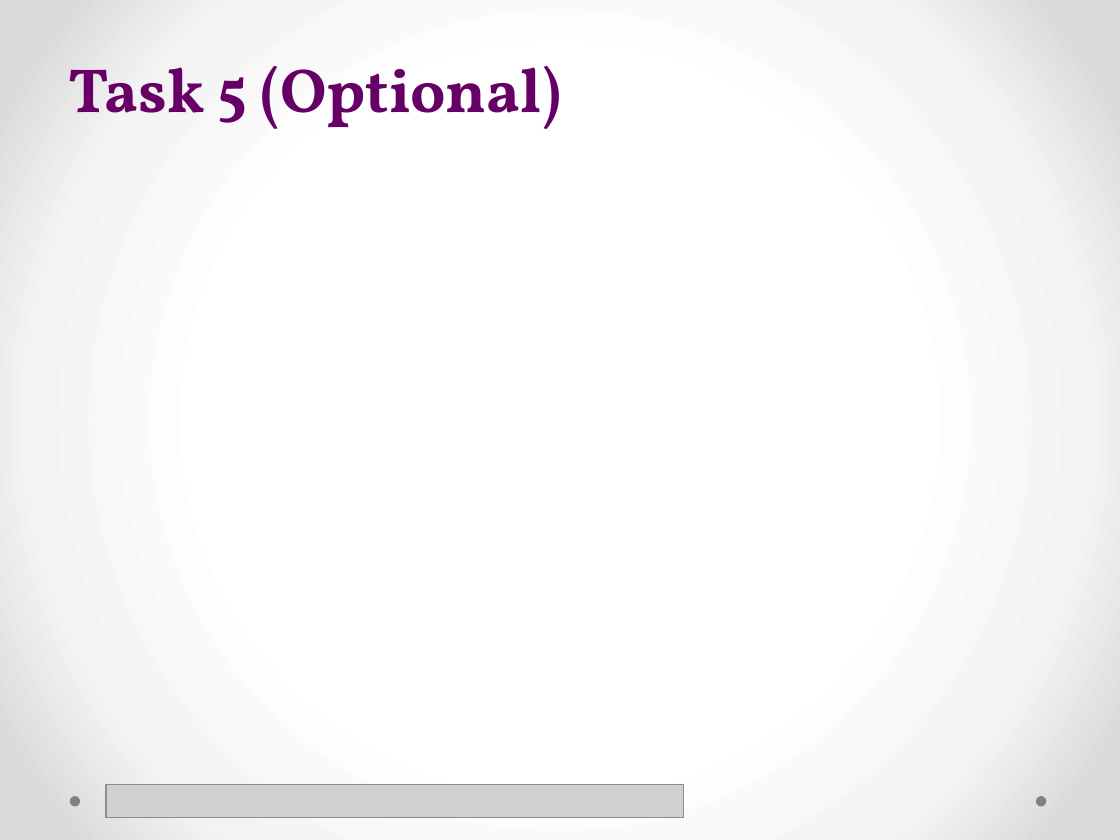
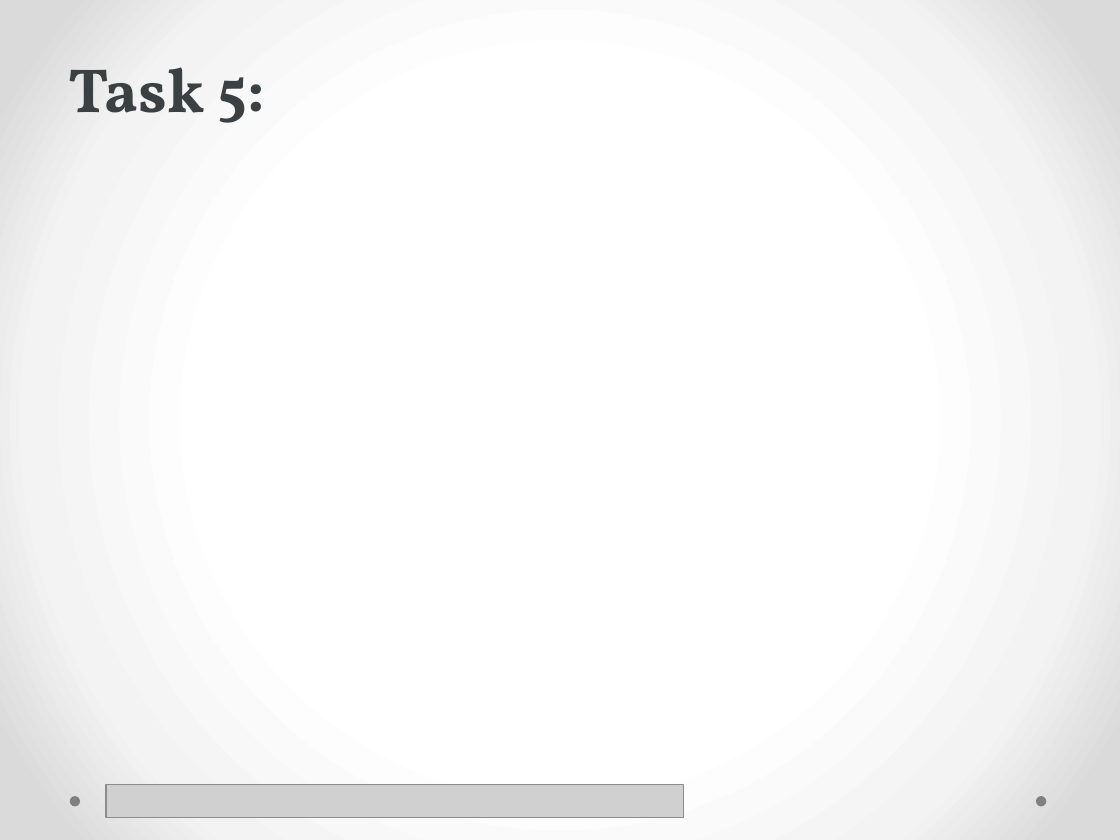
Before and after one commit to mcv-m6-video/mcv-m4-2016-Team4, a slide deck: slide 7 of block1/doc/SlidesB1.pptx. Drawn at 1120x840 pixels with LibreOffice and Linux fonts; fonts in the diff are those of the drawing; grey boxes stand for pictures. Boxes give left, top, right and bottom in pixels: in the first picture for what was removed or moved away, otherwise in the second. Text is boxed around its words. In the diff, an @@ line names an element or a change of style, - is before the commit and + after.

Commit message:
Task 2 slides completed and some errors corrected in task 1 slides.

```diff
--- a/block1/doc/SlidesB1.pptx
+++ b/block1/doc/SlidesB1.pptx
@@ text at <box>69,67,266,123</box>: text changed; text colour #660066 to #3B4042 @@
-Task 5 (Optional)
+Task 5:
```
Also in this commit, not shown: 5 other slides changed, 3 slides added, 1 slide removed.
